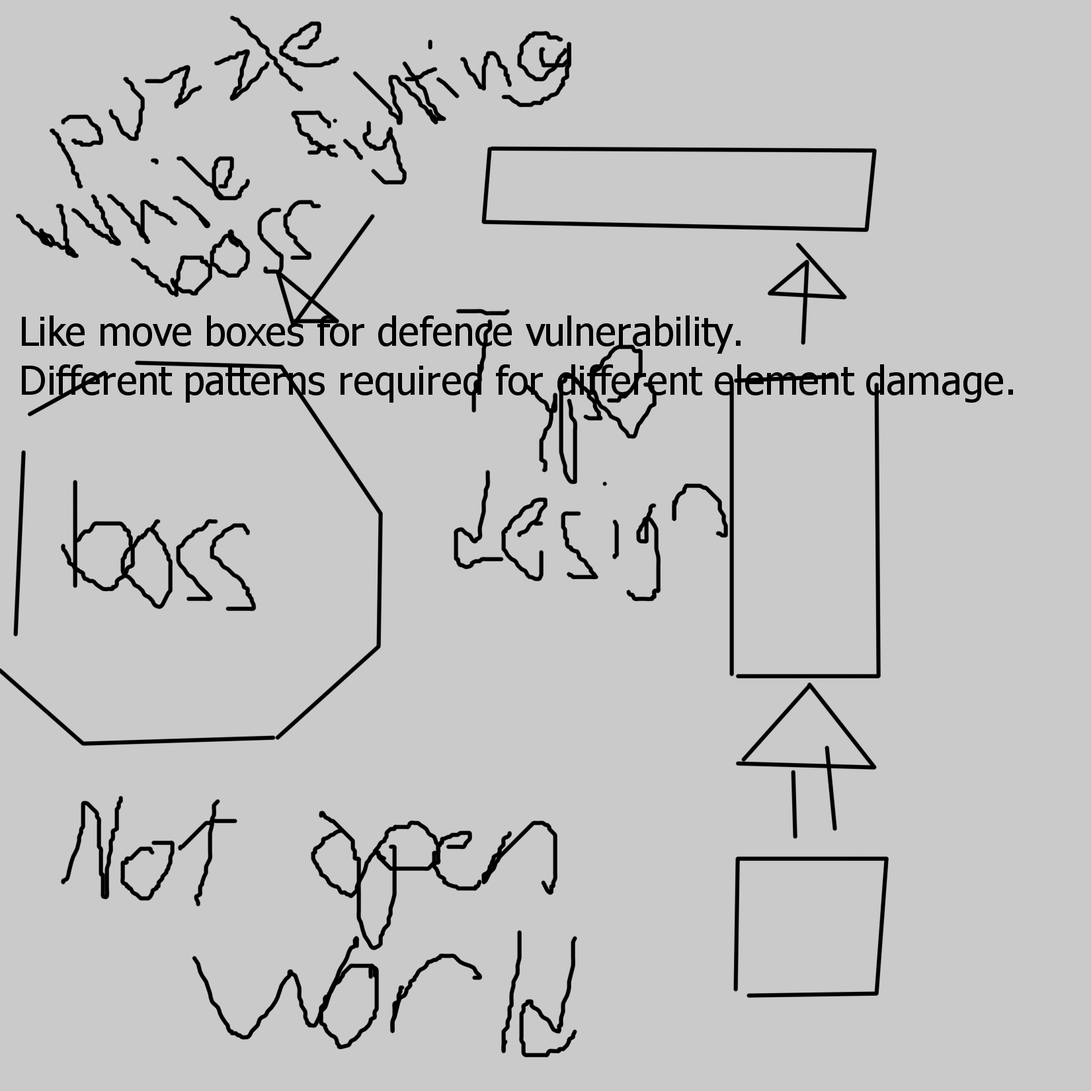
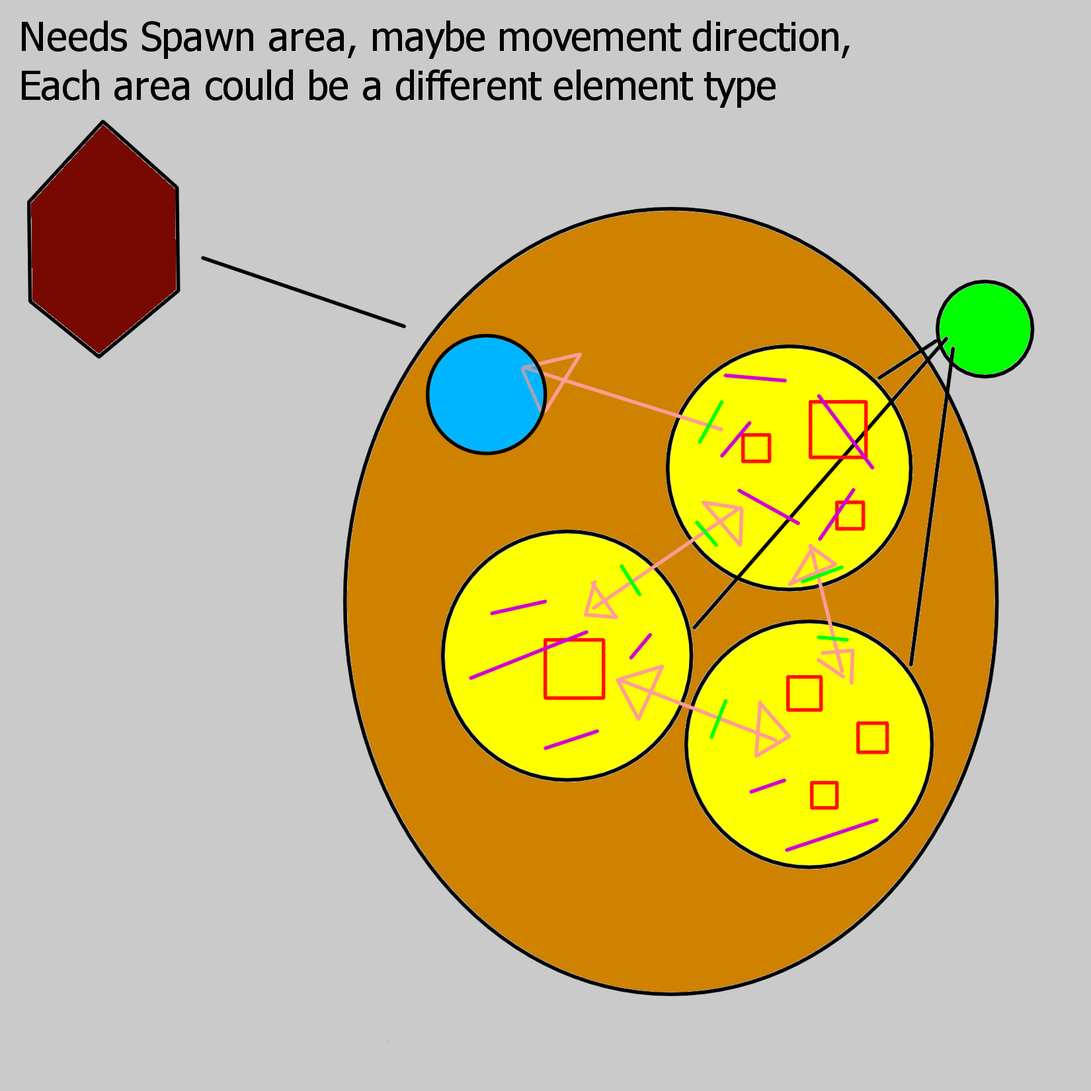
Layer changes from the first w=1091, h=1091 image to the second:
added layer "RealityBubble1" above "Vector Layer 1" over (0, 15, 1036, 1059)
hid "Layer 9", painted on it over (0, 15, 932, 1059)
